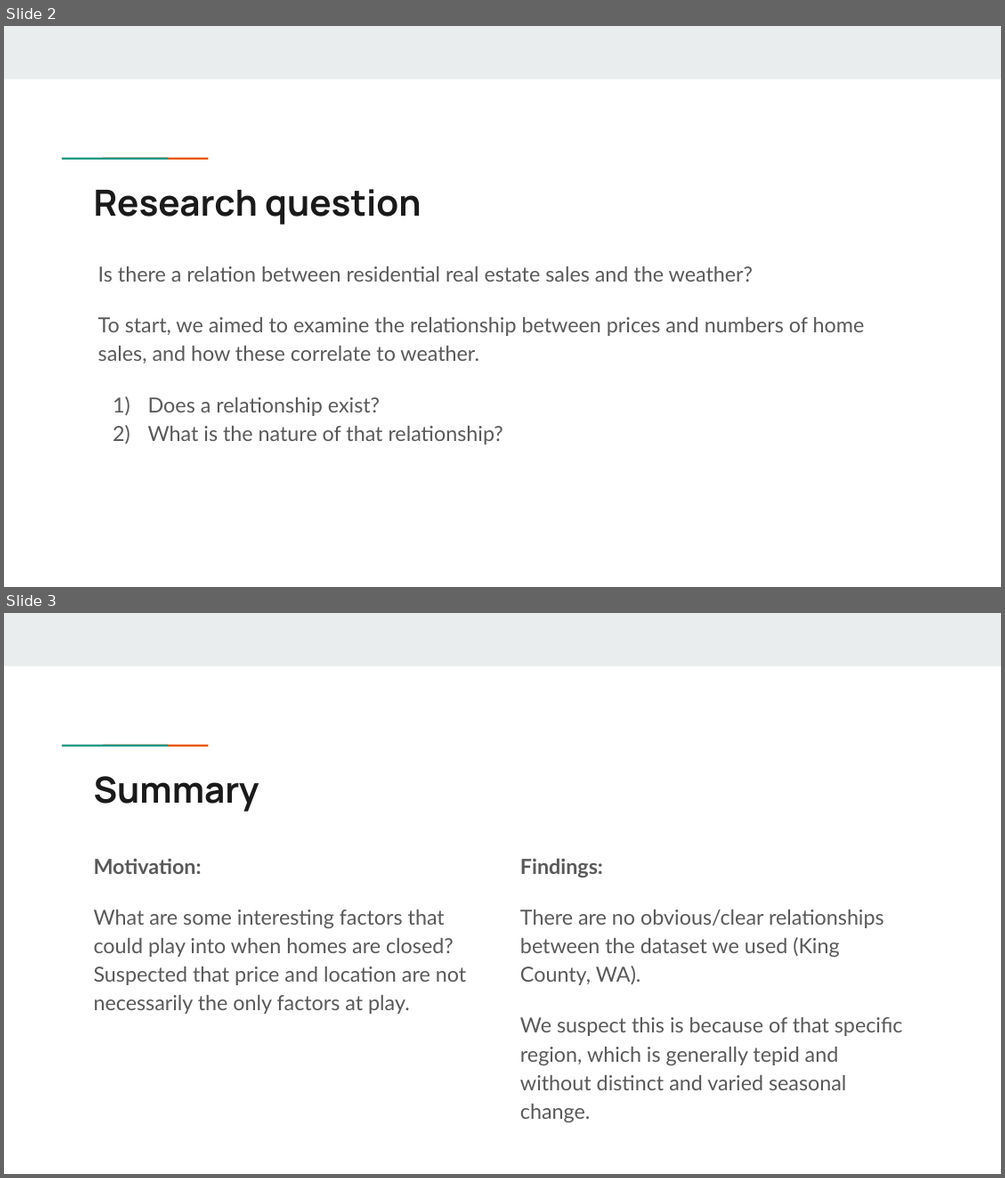
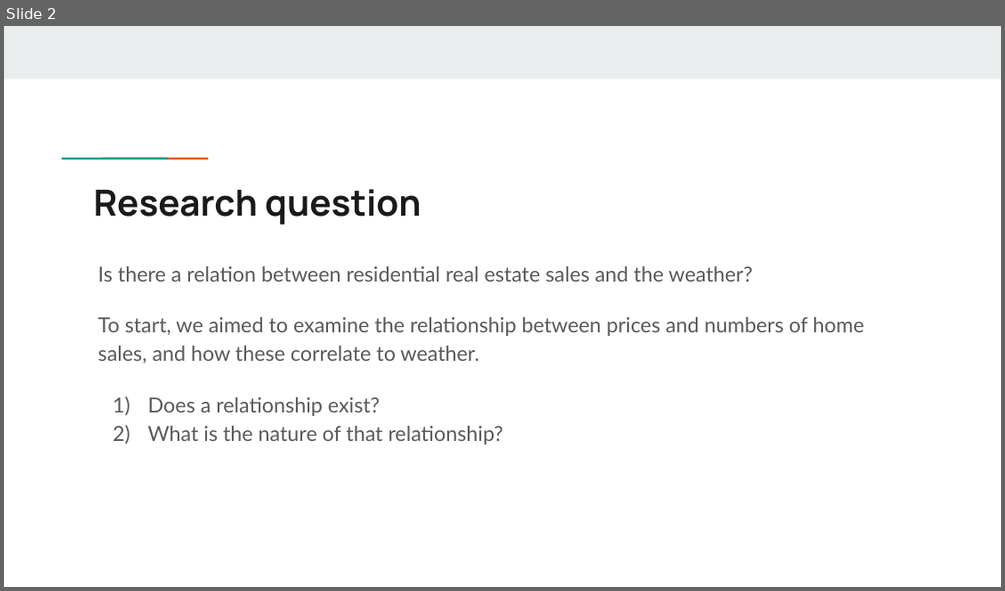
Before and after one commit to kavehamini/WeatherVsHomeSalesProject1, a slide deck: Weather vs Home Sales in King County, WA.pptx. Shown one above the other, each under a label of ours: slides 2 and 3 before the commit, slide 2 after it. The pictures are 1005x1178 and 1005x591 pixels, drawn with LibreOffice and Linux fonts; fonts in the diff are those of the drawing. Boxes give left, top, right and bottom in pixels: in the first picture for what was removed or moved away, otherwise in the second. Text is boxed around its words. In the diff, an @@ line names an element or a change of style, - is before the commit and + after.

```diff
--- a/Weather vs Home Sales in King County, WA.pptx
+++ b/Weather vs Home Sales in King County, WA.pptx
@@ slide 3 removed at [4,613,1001,1174], background #FFFFFF; not listed: 3 template elements that a slide beside it also shows @@
@@ title removed at [94,776,259,811] @@
-Summary
@@ text removed at [94,858,466,1013] @@
-Motivation:
-What are some interesting factors that could play into when homes are closed? Suspected that price and location are not necessarily the only factors at play.
@@ text removed at [520,858,903,1090] @@
-Findings:
-There are no obvious/clear relationships between the dataset we used (King County, WA).
-We suspect this is because of that specific region, which is generally tepid and without distinct and varied seasonal change.
```
Also in this commit, not shown: 10 slides changed, 1 slide added, 1 other slide removed.
